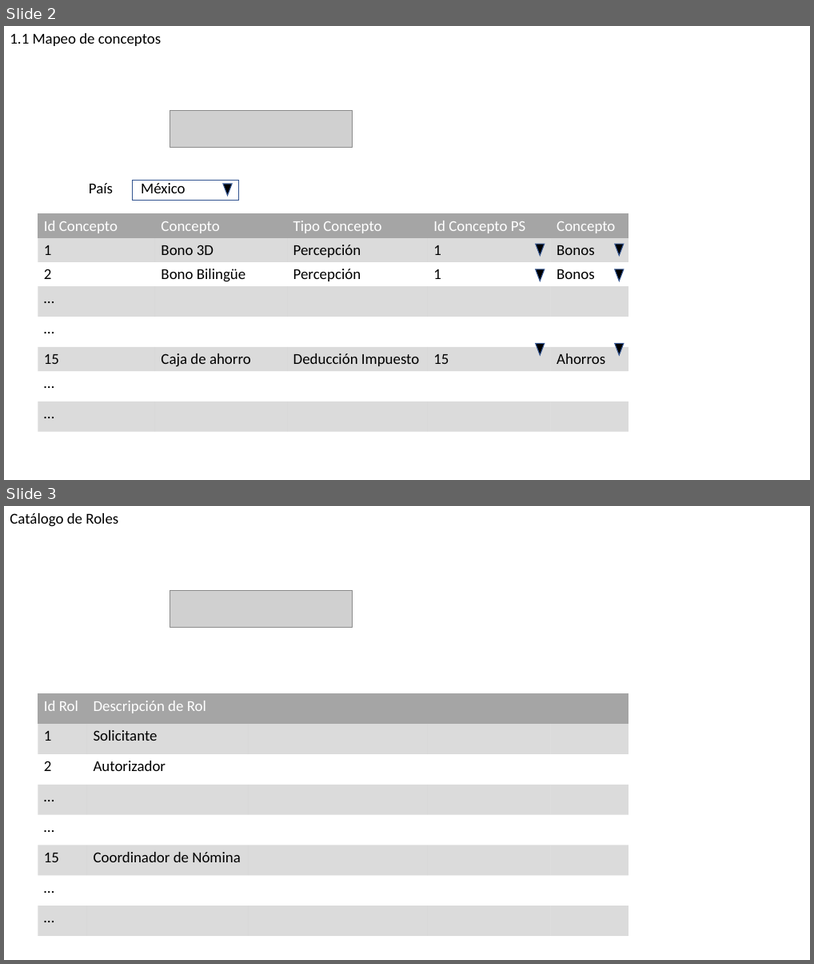
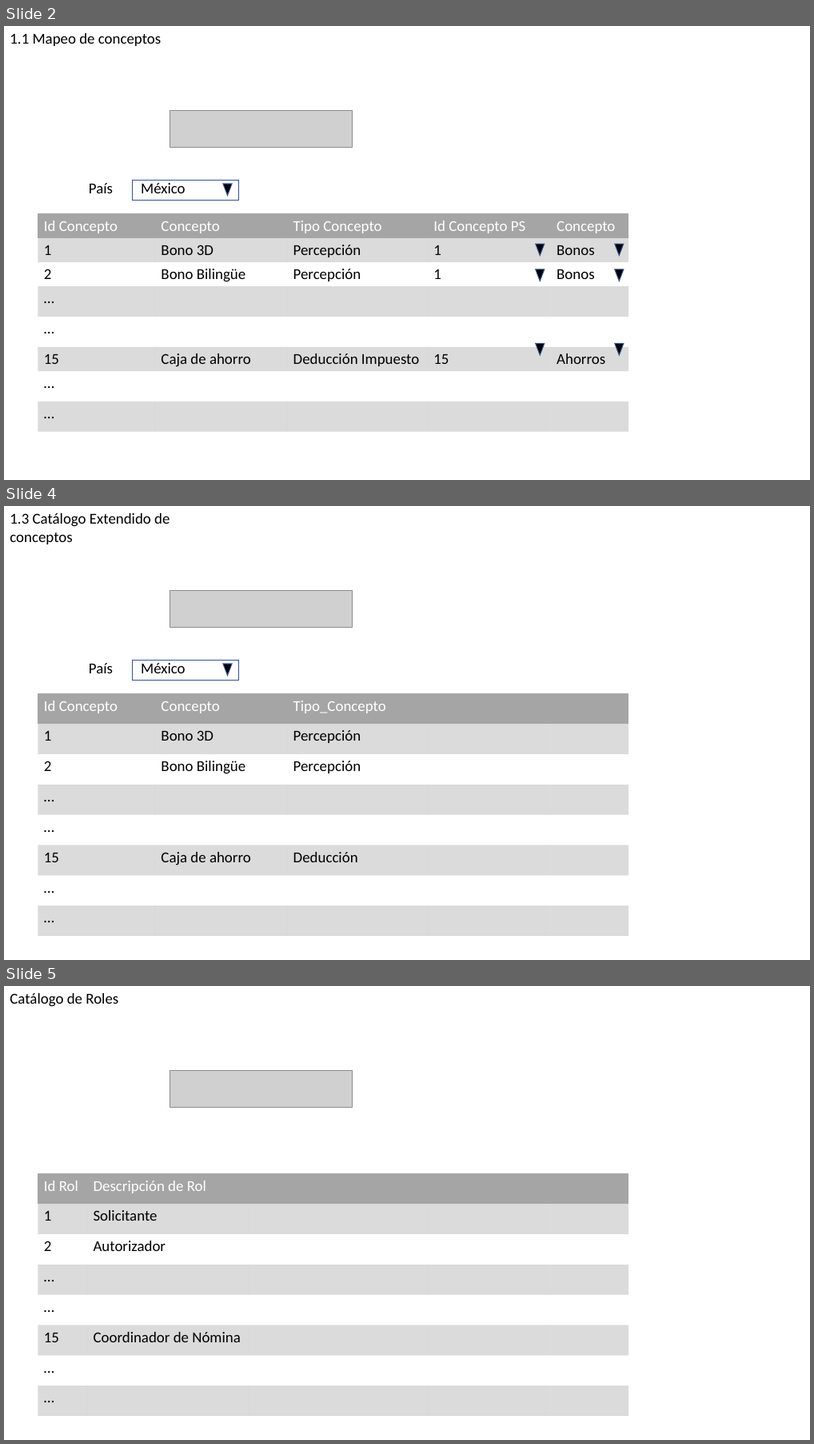
Before and after one commit to jas12345/ASN, a slide deck: Documentos/Prototipos ASN.odp. Shown one above the other, each under a label of ours: slides 2 and 3 before the commit, slides 2, 4 and 5 after it; the slides between them are not shown. The pictures are 814x964 and 814x1444 pixels, drawn with LibreOffice and Linux fonts; fonts in the diff are those of the drawing; grey boxes stand for pictures. Boxes give left, top, right and bottom in pixels: in the first picture for what was removed or moved away, otherwise in the second. Text is boxed around its words. In the diff, an @@ line names an element or a change of style, - is before the commit and + after.

```diff
--- a/Documentos/Prototipos ASN.odp
+++ b/Documentos/Prototipos ASN.odp
@@ slide 4 added at (4, 506, 810, 960), background #FFFFFF @@
@@ text added at (10, 513, 170, 544), 18 pt, text #000000 @@
+1.3 Catálogo Extendido de conceptos
@@ picture added at (170, 590, 353, 626) @@
@@ text added at (89, 663, 113, 673), 18 pt, text #000000 @@
+País
@@ rectangle added at (132, 660, 238, 680), outline #325490 0.99 pt @@
@@ text added at (141, 663, 186, 673), 18 pt, text #000000 @@
+México
@@ triangle added at (223, 664, 232, 676), fill #000000, outline #325490 0.99 pt @@
@@ table added at (38, 693, 629, 936), 8 rows, 5 columns @@
+Id Concepto | Concepto | Tipo_Concepto |  | 
+1 | Bono 3D | Percepción |  | 
+2 | Bono Bilingüe | Percepción |  | 
+… |  |  |  | 
+… |  |  |  | 
+15 | Caja de ahorro | Deducción |  | 
+… |  |  |  | 
+… |  |  |  | 
@@ what was slide 3 is now slide 5 @@
```
Also in this commit, not shown: 2 slides changed, 4 other slides added, 6 other files.
